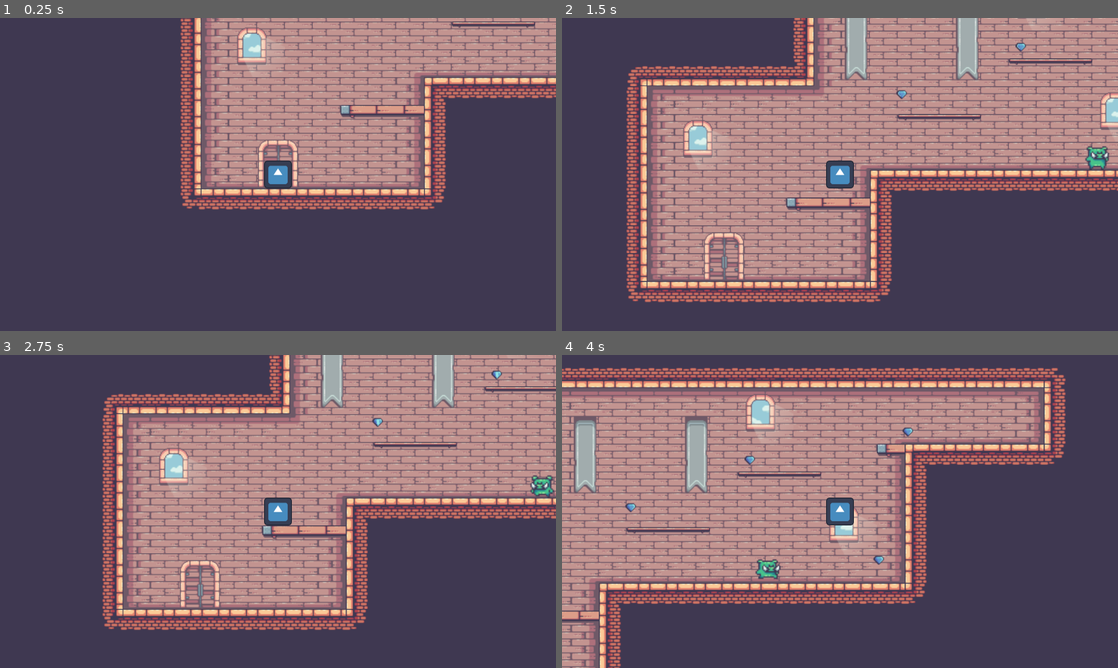
Above: before the commit, frames 1-4 (two rows, left to right).
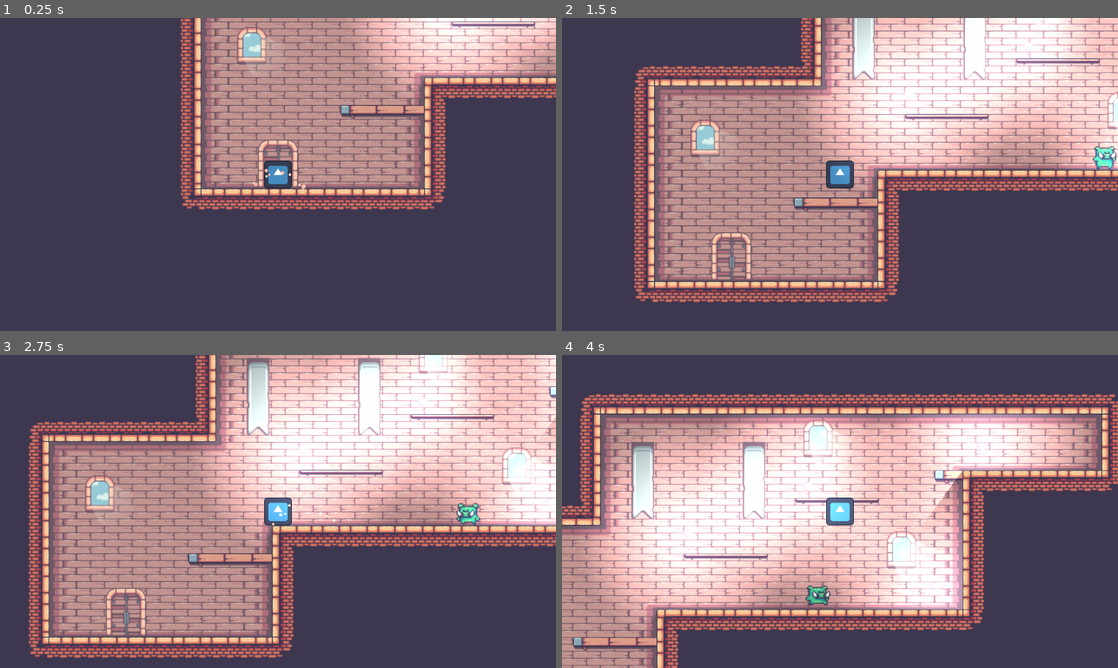
Above: after the commit, the same moments.

Repository: Filip2525/FestCoolHra
Game: Godot game, scene res://scenes/Level1.tscn
The game is run twice, just before and just after one commit, with the same random seed, the same clock (stepped at 60 frames per second) and the same inputs. This scene is started directly instead of the project's main scene. The engine's default icon, where the game draws it, is replaced by a stand-in: a white triangle on a blue panel in a dark square.
Inputs:
- Up to frame 1 (0.25 s): no input
- Up to frame 2 (1.5 s): tap Enter (ui_accept) at 0.5, 0.77 s; hold Right (ui_right) from 0.53 s (still down); tap Shift (SHIFT) at 0.6, 1.35 s
- Up to frame 3 (2.75 s): tap Enter (ui_accept) at 1.52 s; release Right (ui_right) at 2.03 s; hold Left (ui_left) from 2.03 s (still down); tap Shift (SHIFT) at 2.1 s
- Up to frame 4 (4 s): release Left (ui_left) at 2.78 s; hold Right (ui_right) from 2.78 s (still down); tap Shift (SHIFT) at 2.85, 3.6 s; tap Enter (ui_accept) at 3.02, 3.77 s

The runs differ from the first frame. In frame 1, 6.0% of the frame differs, in the area x 42-100%, y 0-55%; in frame 2, 38%; in frame 3, 63%; in frame 4, 68%, in the area x 0-100%, y 4-100%.

Commit message:
added some lighting and particles to the player landing

Diff:
--- /dev/null
+++ b/festcoolhra/assets/MainEnviroment.tres
@@ -0,0 +1,6 @@
+[gd_resource type="Environment" format=3 uid="uid://cgjpyopj0b251"]
+
+[resource]
+glow_enabled = true
+glow_hdr_threshold = 0.0
+glow_hdr_scale = 0.0
--- a/festcoolhra/game_objects/Player.tscn
+++ b/festcoolhra/game_objects/Player.tscn
@@ -30,6 +30,9 @@
 [node name="FallTimer" type="Timer" parent="."]
 wait_time = 0.2
 
+[node name="Feet" type="Node2D" parent="."]
+position = Vector2(0, 30)
+
 [connection signal="timeout" from="DashTimer" to="." method="_on_dash_timer_timeout"]
 [connection signal="timeout" from="DashDuration" to="." method="_on_dash_duration_timeout"]
 [connection signal="timeout" from="JumpTimer" to="." method="_on_jump_timer_timeout"]
--- a/festcoolhra/game_objects/VFX/CoinParticle.tscn
+++ b/festcoolhra/game_objects/VFX/CoinParticles.tscn
@@ -1,7 +1,7 @@
 [gd_scene load_steps=6 format=3 uid="uid://dpk76vkowa3ih"]
 
-[ext_resource type="Script" path="res://game_objects/VFX/Particles.gd" id="1_e66jb"]
-[ext_resource type="Texture2D" uid="uid://dnivoxcpwghql" path="res://assets/circle.svg" id="1_twgl6"]
+[ext_resource type="Texture2D" uid="uid://dnivoxcpwghql" path="res://assets/circle.svg" id="1_ban7p"]
+[ext_resource type="Script" path="res://src/Particles.gd" id="2_c2p16"]
 
 [sub_resource type="Curve" id="Curve_mb238"]
 _data = [Vector2(0, 1), 0.0, 0.0, 0, 0, Vector2(1, 0), 0.0, 0.0, 0, 0]
@@ -25,15 +25,15 @@
 hue_variation_min = 0.85
 hue_variation_max = 1.0
 
-[node name="CoinParticles" type="Node2D"]
-script = ExtResource("1_e66jb")
-
-[node name="Particles" type="GPUParticles2D" parent="."]
+[node name="CoinParticles" type="GPUParticles2D"]
 modulate = Color(0.42, 0.439333, 1, 1)
 emitting = false
 amount = 20
 process_material = SubResource("ParticleProcessMaterial_7rur1")
-texture = ExtResource("1_twgl6")
+texture = ExtResource("1_ban7p")
 lifetime = 0.4
 explosiveness = 1.0
 draw_order = 2
+script = ExtResource("2_c2p16")
+
+[node name="Timer" type="Timer" parent="."]
--- a/festcoolhra/game_objects/VFX/DeathParticles.tscn
+++ /dev/null
@@ -1,45 +0,0 @@
-[gd_scene load_steps=4 format=3 uid="uid://c04lrl80pmd0w"]
-
-[ext_resource type="Script" path="res://game_objects/VFX/Particles.gd" id="1_ntbqi"]
-[ext_resource type="Texture2D" uid="uid://dnivoxcpwghql" path="res://assets/circle.svg" id="1_v4fn8"]
-
-[sub_resource type="ParticleProcessMaterial" id="ParticleProcessMaterial_bwmrk"]
-particle_flag_disable_z = true
-direction = Vector3(0, 1, 0)
-spread = 180.0
-initial_velocity_min = 40.0
-initial_velocity_max = 180.0
-gravity = Vector3(0, 98, 0)
-scale_min = 0.01
-scale_max = 0.05
-hue_variation_min = 0.95
-hue_variation_max = 1.0
-
-[node name="DeathParticles" type="Node2D"]
-script = ExtResource("1_ntbqi")
-
-[node name="GPUParticles2D" type="GPUParticles2D" parent="."]
-modulate = Color(1, 0.17, 0.183833, 1)
-emitting = false
-amount = 30
-process_material = SubResource("ParticleProcessMaterial_bwmrk")
-texture = ExtResource("1_v4fn8")
-lifetime = 10.0
-one_shot = true
-speed_scale = 2.0
-explosiveness = 1.0
-fixed_fps = 50
-draw_order = 2
-
-[node name="GPUParticles2D2" type="GPUParticles2D" parent="."]
-modulate = Color(1, 0.2, 0.2, 1)
-emitting = false
-amount = 5
-process_material = SubResource("ParticleProcessMaterial_bwmrk")
-texture = ExtResource("1_v4fn8")
-lifetime = 10.0
-one_shot = true
-speed_scale = 2.0
-explosiveness = 1.0
-fixed_fps = 50
-trail_enabled = true
--- a/festcoolhra/game_objects/VFX/LandingParticles.tscn
+++ b/festcoolhra/game_objects/VFX/LandingParticles.tscn
@@ -1,6 +1,6 @@
 [gd_scene load_steps=7 format=3 uid="uid://cf77ukrlxhayq"]
 
-[ext_resource type="Script" path="res://game_objects/VFX/Particles.gd" id="1_ckrce"]
+[ext_resource type="Script" path="res://src/Particles.gd" id="1_ckrce"]
 [ext_resource type="Texture2D" uid="uid://dnivoxcpwghql" path="res://assets/circle.svg" id="1_objmd"]
 
 [sub_resource type="CurveXYZTexture" id="CurveXYZTexture_bp2vr"]
@@ -15,32 +15,33 @@
 [sub_resource type="ParticleProcessMaterial" id="ParticleProcessMaterial_6ne72"]
 particle_flag_disable_z = true
 direction = Vector3(0, -1, 0)
-spread = 51.236
-initial_velocity_min = 30.0
-initial_velocity_max = 70.0
+spread = 75.0
+initial_velocity_min = 148.29
+initial_velocity_max = 188.29
 directional_velocity_min = 1.0
 directional_velocity_max = 1.0
 directional_velocity_curve = SubResource("CurveXYZTexture_bp2vr")
-gravity = Vector3(0, 98, 0)
-scale_min = 0.05
-scale_max = 0.1
+gravity = Vector3(0, 294, 0)
+scale_min = 0.1
+scale_max = 0.2
 scale_curve = SubResource("CurveTexture_28jkn")
 hue_variation_min = -1.0
 hue_variation_max = -0.91
 
-[node name="LandingParticles" type="Node2D"]
-script = ExtResource("1_ckrce")
-
-[node name="GPUParticles2D" type="GPUParticles2D" parent="."]
+[node name="LandingParticles" type="GPUParticles2D"]
 modulate = Color(0.901163, 0.88446, 0.780564, 1)
 emitting = false
-amount = 20
+amount = 10
 process_material = SubResource("ParticleProcessMaterial_6ne72")
 texture = ExtResource("1_objmd")
-lifetime = 2.0
 one_shot = true
 speed_scale = 2.0
 explosiveness = 1.0
 fixed_fps = 50
 draw_order = 2
 trail_sections = 10
+script = ExtResource("1_ckrce")
+
+[node name="Timer" type="Timer" parent="."]
+wait_time = 2.0
+autostart = true
--- a/festcoolhra/game_objects/VFX/Particles.gd
+++ /dev/null
@@ -1,21 +0,0 @@
-extends Node2D
-
-var emitting_set: bool = false
-
-@onready var timer = $Timer
-
-func explode() -> void:
-	for child in get_children():
-		if child is GPUParticles2D:
-			child.emitting = true
-			emitting_set = true
-
-func _process(delta: float) -> void:
-	for child in get_children():
-		if child is GPUParticles2D:
-			if emitting_set:
-				break
-			else:
-				child.emitting = false
-
-	emitting_set = false
--- a/festcoolhra/project.godot
+++ b/festcoolhra/project.godot
@@ -35,3 +35,4 @@
 [rendering]
 
 environment/defaults/default_clear_color=Color(0.247059, 0.219608, 0.317647, 1)
+viewport/hdr_2d=true
--- a/festcoolhra/scenes/Coin.tscn
+++ b/festcoolhra/scenes/Coin.tscn
@@ -1,6 +1,7 @@
-[gd_scene load_steps=7 format=3 uid="uid://dtx0wdn14fbnc"]
+[gd_scene load_steps=8 format=3 uid="uid://dtx0wdn14fbnc"]
 
 [ext_resource type="Script" path="res://src/coin.gd" id="1_uqjfp"]
+[ext_resource type="Texture2D" uid="uid://ddaxnelwflaxo" path="res://assets/2d_lights_and_shadows_neutral_point_light.png" id="3_6pg8c"]
 [ext_resource type="Texture2D" uid="uid://b6ehe7lpbio7a" path="res://assets/Tilesets/12-Live and Coins/Big Diamond Idle (18x14).png" id="3_xlpid"]
 
 [sub_resource type="Animation" id="Animation_jd8ql"]
@@ -43,10 +44,10 @@
 radius = 0.600002
 
 [node name="Coin" type="Node2D"]
-position = Vector2(619, 359)
 script = ExtResource("1_uqjfp")
 
 [node name="Sprite2D" type="Sprite2D" parent="."]
+modulate = Color(2, 2, 5, 1)
 texture = ExtResource("3_xlpid")
 hframes = 10
 
@@ -61,3 +62,8 @@
 [node name="CollisionShape2D" type="CollisionShape2D" parent="Area2D"]
 position = Vector2(0.2, -0.1)
 shape = SubResource("CircleShape2D_eyhlm")
+
+[node name="PointLight2D" type="PointLight2D" parent="."]
+modulate = Color(0.278431, 0.803922, 0.972549, 1)
+shadow_enabled = true
+texture = ExtResource("3_6pg8c")
--- a/festcoolhra/scenes/Level1.tscn
+++ b/festcoolhra/scenes/Level1.tscn
@@ -19,6 +19,12 @@
 
 [sub_resource type="RectangleShape2D" id="RectangleShape2D_3bgtn"]
 size = Vector2(64, 24)
+
+[sub_resource type="OccluderPolygon2D" id="OccluderPolygon2D_appmq"]
+polygon = PackedVector2Array(63, 831, 576, 833, 577, 578, 1281, 577, 1281, 257, 1600, 257, 1599, 126, 447, 128, 447, 381, 63, 384)
+
+[sub_resource type="Environment" id="Environment_ni8mb"]
+background_mode = 3
 
 [node name="Level1" type="Node2D"]
 
@@ -39,6 +45,7 @@
 tile_set = ExtResource("1_8rqo6")
 
 [node name="OtherThings" type="TileMapLayer" parent="."]
+position = Vector2(0, -1)
 scale = Vector2(2, 2)
 tile_map_data = PackedByteArray("AAAIAAMAAQABAAEAAAAIAAQAAQABAAIAAAAIAAUAAQABAAMAAAAMAAMAAQABAAEAAAAMAAQAAQABAAIAAAAMAA …(208 unchanged characters)…
 tile_set = ExtResource("1_8rqo6")
@@ -53,7 +60,7 @@
 scale = Vector2(2, 2)
 
 [node name="Coin2" parent="Coins" instance=ExtResource("2_6x5bj")]
-position = Vector2(1283, 229)
+position = Vector2(1321, 203)
 scale = Vector2(2, 2)
 
 [node name="Coin3" parent="Coins" instance=ExtResource("2_6x5bj")]
@@ -95,3 +102,9 @@
 
 [node name="Enemy" parent="." instance=ExtResource("5_why05")]
 position = Vector2(1108, 425)
+
+[node name="LightOccluder2D" type="LightOccluder2D" parent="."]
+occluder = SubResource("OccluderPolygon2D_appmq")
+
+[node name="WorldEnvironment" type="WorldEnvironment" parent="."]
+environment = SubResource("Environment_ni8mb")
--- /dev/null
+++ b/festcoolhra/src/Particles.gd
@@ -0,0 +1,11 @@
+extends GPUParticles2D
+
+@onready var timer = $Timer
+
+func _ready() -> void:
+	timer.timeout.connect(on_timeout)
+	emitting = true
+
+func on_timeout() -> void:
+	print("freeing")
+	queue_free()
--- a/festcoolhra/src/Player.gd
+++ b/festcoolhra/src/Player.gd
@@ -1,8 +1,13 @@
 extends CharacterBody2D
 
 var SPEED = 300.0
+var current_speed = 0.0
+
+var direction: float
+var moving: bool
+
 const JUMP_VELOCITY = -500.0
-var acceleration = 1
+var acceleration = 20
 var dash_cooldown = false
 var double = false
 var canjump = true
@@ -11,6 +16,11 @@
 @onready var DashTimer = $DashTimer
 @onready var FallTimer = $FallTimer
 @onready var DashDuration = $DashDuration
+
+@onready var Feet: Node2D = $Feet
+
+var landed: bool = false
+var LandingParticles = preload("res://game_objects/VFX/LandingParticles.tscn")
 
 func _on_dash_timer_timeout() -> void:
 	dash_cooldown = false
@@ -25,12 +35,17 @@
 func _physics_process(delta: float) -> void:
 	# Add the gravity.
 	if not is_on_floor():
+		landed = false
 		if not JumpTimer.time_left:
 			JumpTimer.start()
 		velocity += get_gravity() * delta
 	if is_on_floor():
+		if not landed:
+			Feet.add_child(LandingParticles.instantiate())
+		landed = true
 		canjump = true
 		double = false
+
 
 	# Handle jump.
 	if Input.is_action_just_pressed("ui_accept") and canjump or savejump:
@@ -47,17 +62,25 @@
 		DashTimer.start()
 		DashDuration.start()
 		dash_cooldown = true
-		SPEED = 800
+		current_speed = 800
 
-	# Get the input direction and handle the movement/deceleration.
-	# As good practice, you should replace UI actions with custom gameplay actions.
-	var direction := Input.get_axis("ui_left", "ui_right")
-	if direction:
-		velocity.x = direction * SPEED
-		if SPEED < 400:
-			SPEED += 0.5
+	moving = false
+
+	if Input.is_action_pressed("ui_left"):
+		direction += -1
+		moving = true
+
+	if Input.is_action_pressed("ui_right"):
+		direction += 1
+		moving = true
+
+	direction = clamp(direction, -1, 1)
+
+	if moving:
+		current_speed = move_toward(current_speed, direction*SPEED, acceleration)
 	else:
-		SPEED = 300.0
-		velocity.x = move_toward(velocity.x, 0, SPEED)
+		current_speed = move_toward(current_speed, 0, acceleration)
+
+	velocity.x = current_speed
 
 	move_and_slide()
Binary file added: festcoolhra/assets/2d_lights_and_shadows_neutral_point_light.png
Not shown, added: festcoolhra/assets/2d_lights_and_shadows_neutral_point_light.png.import
Not shown: 1 places in festcoolhra/scenes/Level1.tscn that only renumber resources
